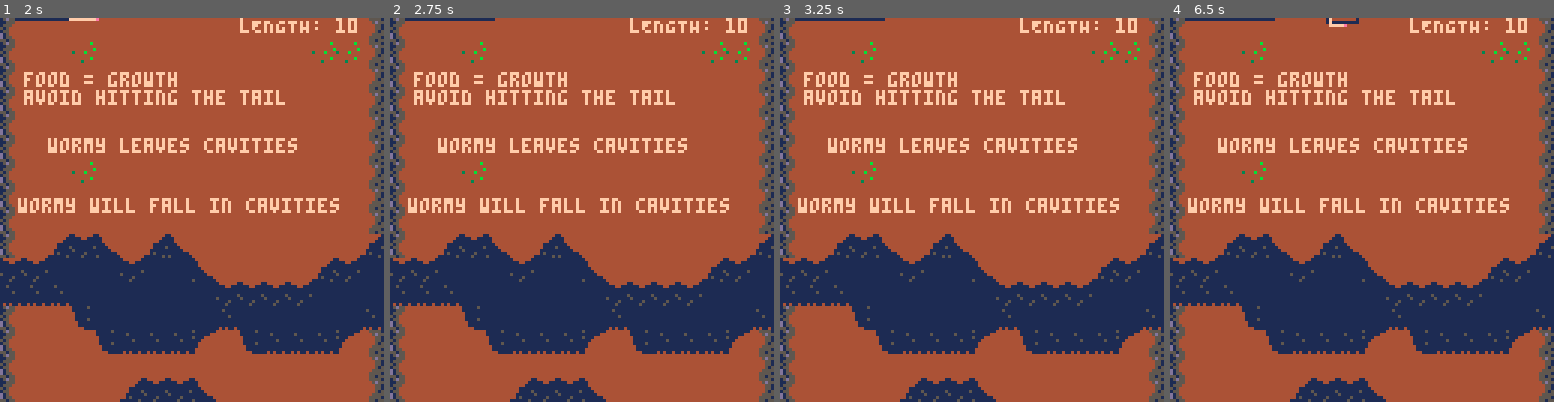
Above: before the commit, frames 1-4 (left to right).
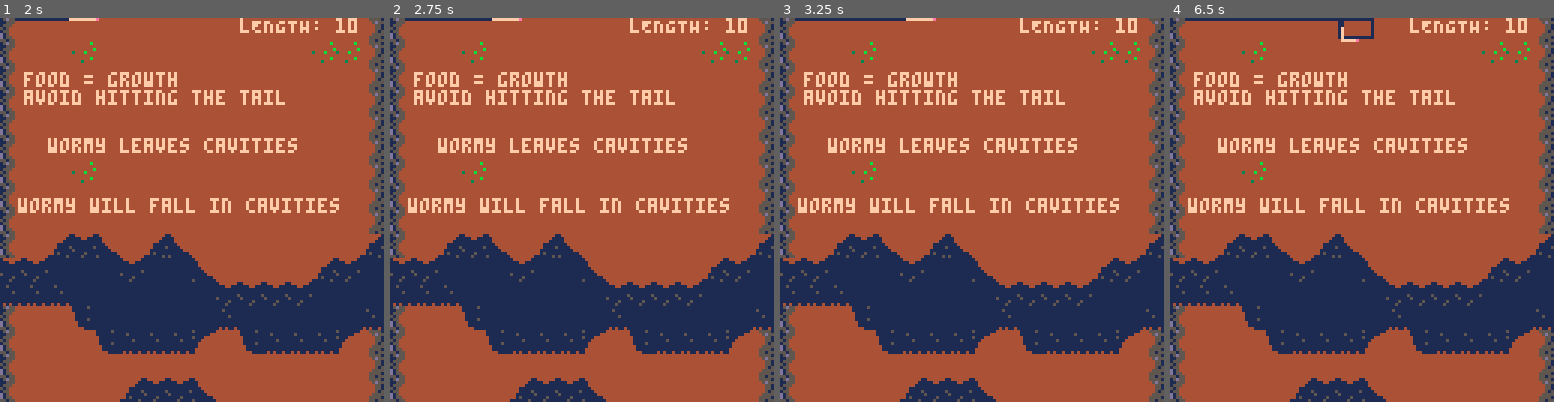
Above: after the commit, the same moments.

Repository: PavelCz/pico-8-carts
Game: PICO-8 cartridge src/ld48/worm.p8
The game is run twice, just before and just after one commit, with the same random seed, the same clock (stepped at 60 frames per second) and the same inputs.
Inputs:
- Up to frame 1 (2 s): tap X (X key) at 0.33, 1.07, 1.85 s; tap O (Z key) at 0.7, 1.7 s; hold Right from 1.6 s (still down)
- Up to frame 2 (2.75 s): release Right at 2.1 s; tap O (Z key) at 2.1, 2.5 s; hold Up 2.15-2.42 s; hold Right from 2.47 s (still down)
- Up to frame 3 (3.25 s): tap O (Z key) at 2.9 s; tap X (X key) at 2.97 s; release Right at 3.03 s; hold Left from 3.08 s (still down)
- Up to frame 4 (6.5 s): tap O (Z key) every 0.4 s from 3.3 to 6.1 s; release Left at 3.58 s; hold Down 3.63-3.97 s; hold Right 4.02-4.68 s; tap X (X key) at 4.08, 5.2, 6.32 s; hold Up 4.73-5.03 s; hold Left 5.08-5.68 s; hold Down 5.73-6.03 s; hold Right from 6.08 s (still down)

Frame 1 is identical in both runs. In frame 2, less than 0.1% of the frame differs, in the area x 26-35%, y 0-1%; in frame 3, 0.1%; in frame 4, 0.5%, in the area x 27-54%, y 0-7%.

Commit message:
Minor level boundary improvements

Diff:
--- a/src/ld48/worm.p8
+++ b/src/ld48/worm.p8
@@ -35,7 +35,7 @@
 
 levels = {
   {start_x = 5, start_y = 0, origin_x = 0, origin_y = 0, exit = DIR.D},
-  {start_x = 5, start_y = 0, origin_x = 0, origin_y = 128, exit = DIR.D},
+  {start_x = 5, start_y = 0, origin_x = 0, origin_y = 128, exit = DIR.R},
   {start_x = 5, start_y = 0, origin_x = 128 * 2, origin_y = 0, exit = DIR.D},
 }
 
@@ -343,6 +343,25 @@
         worm.dir = DIR.L
         return false
       else
+        worm.dir = DIR.L
+        return true
+      end
+    end
+  elseif worm.dir == DIR.U then
+    if worm.prev_y[1] - 1 < 0 then -- TODO: better alternative?
+      if levels[current_level.number].exit == DIR.U then -- This side is the exit
+        next_level()
+        return false
+      elseif worm.airtime > 1 then
+        worm.dir = DIR.D
+        return true
+      elseif btn(DIR.R) then
+        worm.dir = DIR.R
+        return false -- See above
+      elseif btn(DIR.L) then
+        worm.dir = DIR.L
+        return false
+      else
         worm.dir = DIR.R
         return true
       end
@@ -386,8 +405,8 @@
       end
     elseif current_level.speed[x][y] then
       worm.speed += 0.1
-      if worm.speed > 1.5 then
-        worm.speed = 1.5
+      if worm.speed > 1.4 then
+        worm.speed = 1.4
       end
     elseif current_level.cavities[x][y] then -- There will never be a cavity under fire
       worm.airtime += worm.speed -- With airtime we don't count the number of frames we were in the air, but the number of pixels
@@ -411,6 +430,7 @@
 end
 
 function next_level()
+  local exit_dir = levels[current_level.number].exit
   current_level.number += 1
 
   digging_sound = false
@@ -420,7 +440,7 @@
   worm.y = levels[current_level.number].start_y
   worm.prev_x = {worm.x}
   worm.prev_y = {worm.y}
-  worm.dir = DIR.D
+  worm.dir = exit_dir
   worm.airtime = 0
   worm.invincible = 0
 
